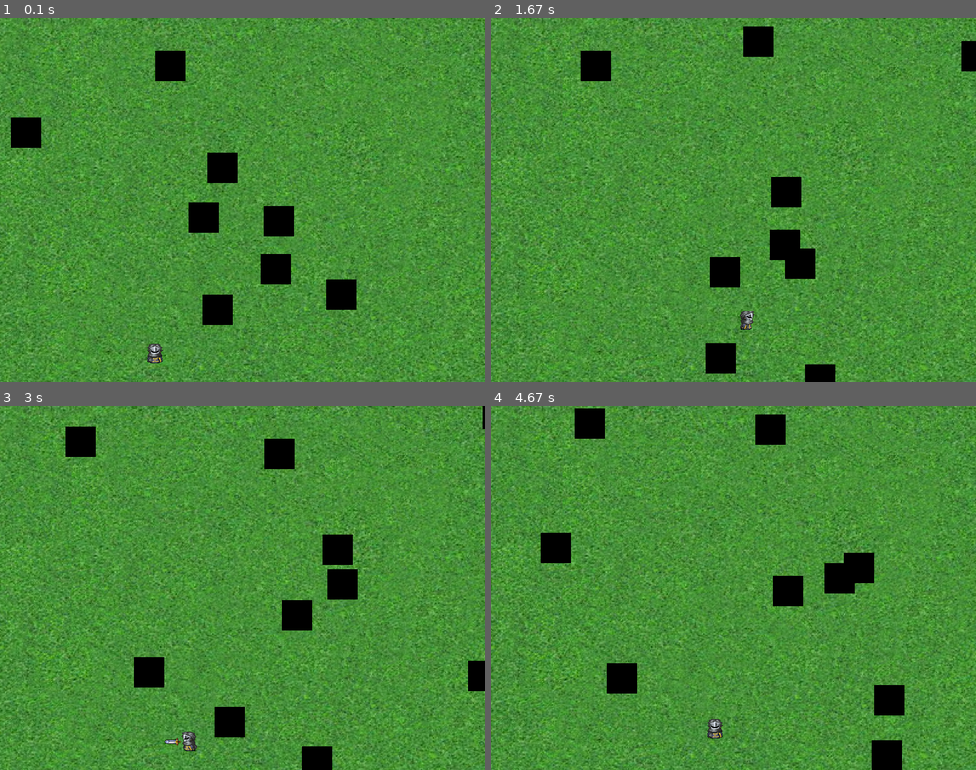
Above: before the commit, frames 1-4 (two rows, left to right).
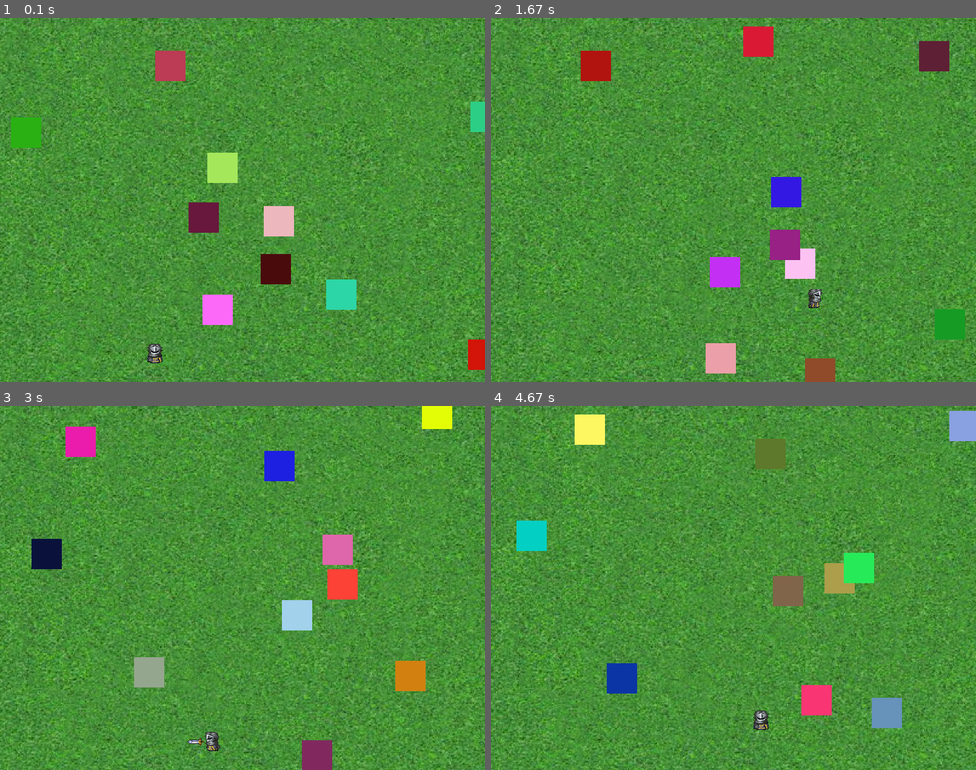
Above: after the commit, the same moments.

Repository: kenton-dover/hackathon2016
Game: pygame game, started from theWindow.py
Two runs of this game, one before a commit and one after it. Both use one fixed random seed, a clock stepped at 60 frames per second and the inputs below.
Inputs:
- Up to frame 1 (0.1 s): no input
- Up to frame 2 (1.67 s): hold D 0.33-0.8 s; hold W 0.83-1.13 s; hold D 1.17-1.63 s
- Up to frame 3 (3 s): hold A 1.67-2.2 s; hold S 2.23-2.53 s; tap Space at 2.57, 2.97 s; hold A from 2.9 s (still down)
- Up to frame 4 (4.67 s): tap Space at 3.27, 3.4, 3.8, 4.1, 4.47 s; release A at 3.3 s; hold W 3.33-3.7 s; hold D 3.73-4.37 s; hold S from 4.4 s (still down)

The runs differ from the first frame. In frame 1, 4.7% of the frame differs, in the area x 2-100%, y 9-97%; in frame 2, 5.5%; in frame 3, 6.4%; in frame 4, 7.0%, in the area x 5-100%, y 0-100%.

Commit message:
Working game with color blocks now
Hopefully you dont have epilepsy

Diff:
--- a/theWindow.py
+++ b/theWindow.py
@@ -9,6 +9,7 @@
         pygame.init();
         enemyX = 0
         enemyY = 0
+        score = 0
         numberOfEnemies = 10
         battleField = 0
         arrayOfEnemies = []
@@ -37,21 +38,21 @@
             pressed = pygame.key.get_pressed()
 
             if pressed[pygame.K_w] and (character.y > 0):# added boundes for rectangle
-                character.y -= 3
+                character.y -= 5
                 character.yDirection = 1
                 character.xDirection = 0
 
             elif pressed[pygame.K_s]and (character.y < constants.SCREEN_HEIGHT):# bounds = screen height - rectangle height
-                character.y += 3
+                character.y += 5
                 character.yDirection = 0
                 character.xDirection = 0
 
             elif pressed[pygame.K_a] and (character.x > 0):
-                character.x -= 3
+                character.x -= 5
                 character.yDirection = 0
                 character.xDirection = 1
             elif pressed[pygame.K_d]and (character.x < constants.SCREEN_WIDTH):
-                character.x += 3
+                character.x += 5
                 character.yDirection = 1
                 character.xDirection = 1
             if pressed[pygame.K_SPACE]:
@@ -63,12 +64,12 @@
                     enemyY = random.randint(0,constants.SCREEN_HEIGHT)
                     theEnemy = pygame.Rect(enemyX,enemyY,50,50)
                     arrayOfEnemies.append(theEnemy)
-                    pygame.draw.rect(screen,(0,0,0),theEnemy)
+                    pygame.draw.rect(screen,(random.randint(0, 255),random.randint(0, 255),random.randint(0, 255)),theEnemy)
                     if arrayOfEnemies.index(theEnemy) == 9:
                         arrayIsFull = True
             for i in range(numberOfEnemies):
                 tempEnemy = arrayOfEnemies.pop(i)
-                pygame.draw.rect(screen,(0,0,0),tempEnemy)#prints the enemies
+                pygame.draw.rect(screen,(random.randint(0, 255),random.randint(0, 255),random.randint(0, 255)),tempEnemy)#prints the enemies
                 if not character.sword.rect.colliderect(tempEnemy):
                     arrayOfEnemies.insert(i, tempEnemy)
                 else:
@@ -76,19 +77,26 @@
                     enemyY = random.randint(0,constants.SCREEN_HEIGHT)
                     theEnemy = pygame.Rect(enemyX,enemyY,50,50)
                     arrayOfEnemies.insert(i, theEnemy)
-                    pygame.draw.rect(screen,(0,0,0),theEnemy)
+                    pygame.draw.rect(screen,(random.randint(0, 255),random.randint(0, 255),random.randint(0, 255)),theEnemy)
+
+                    score = score + 1
+                    pygame.display.set_caption("Score: %s" % score)
 
             for i in range(numberOfEnemies):
                 tempEnemy = arrayOfEnemies.pop(i)
                 direction = random.randint(0, 1000)
                 if direction < 250:
-                    tempEnemy = tempEnemy.move(-10,0)
+                    if tempEnemy.centerx - 10 > 0:
+                        tempEnemy = tempEnemy.move(-10,0)
                 elif direction < 500 and direction > 250:
-                    tempEnemy = tempEnemy.move(0,-10)
+                    if tempEnemy.centery - 10 > 0:
+                        tempEnemy = tempEnemy.move(0,-10)
                 elif direction < 750 and direction > 500:
-                    tempEnemy = tempEnemy.move(10,0)
+                    if tempEnemy.centerx + 10 < constants.SCREEN_WIDTH:
+                        tempEnemy = tempEnemy.move(10,0)
                 elif direction < 1000 and direction > 750:
-                    tempEnemy = tempEnemy.move(0,10)
+                    if tempEnemy.centery + 10 < constants.SCREEN_HEIGHT:
+                        tempEnemy = tempEnemy.move(0,10)
                 arrayOfEnemies.insert(i, tempEnemy)
                 pygame.display.flip()#updates the window to every change that happens
 
